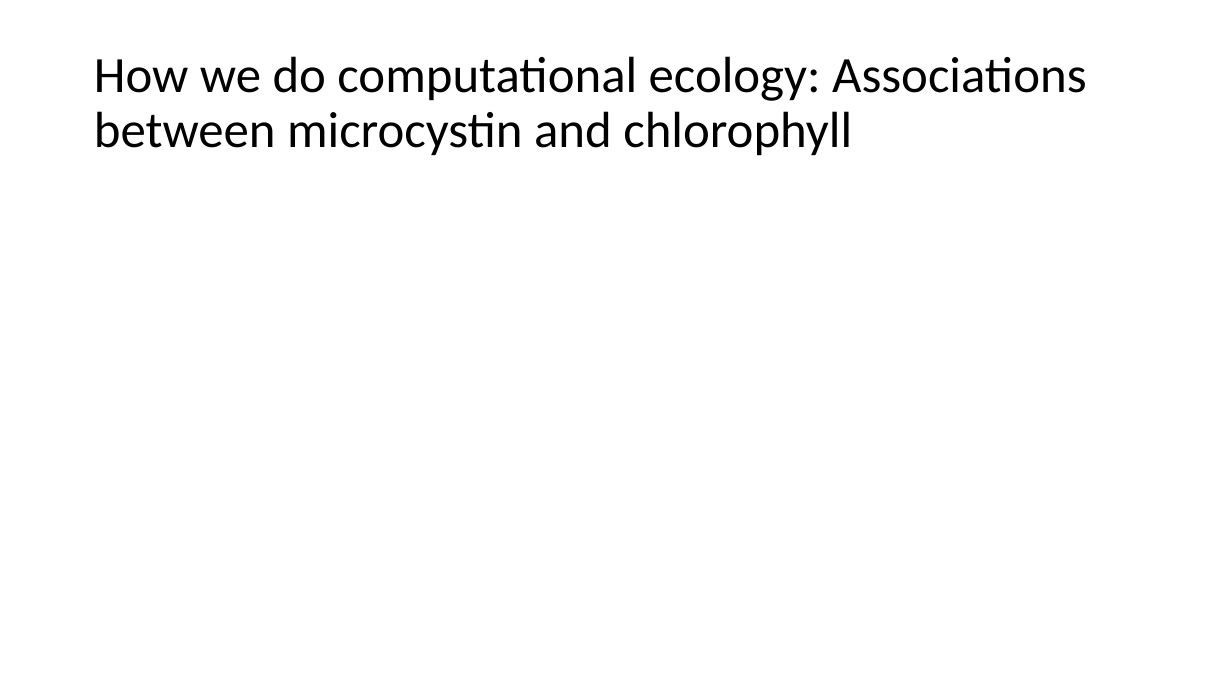
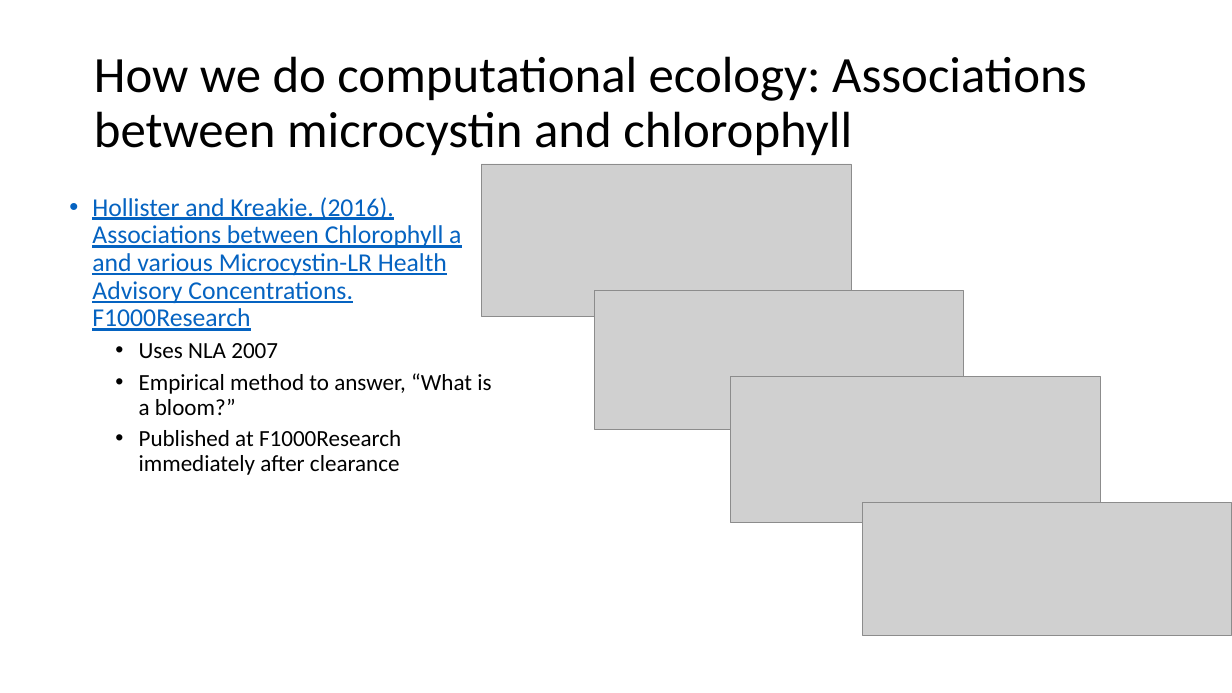
Before and after one commit to jhollist/eco_with_computers, a slide deck: slide 7 of hollister_eco_with_computers.pptx. Drawn at 1232x693 pixels with LibreOffice and Linux fonts; fonts in the diff are those of the drawing; grey boxes stand for pictures. Boxes give left, top, right and bottom in pixels: in the first picture for what was removed or moved away, otherwise in the second. Text is boxed around its words. In the diff, an @@ line names an element or a change of style, - is before the commit and + after.

```diff
--- a/hollister_eco_with_computers.pptx
+++ b/hollister_eco_with_computers.pptx
@@ picture added at [482, 165, 851, 317] @@
@@ text added at [92, 197, 491, 475], 20 pt, text #0563C1, underline @@
+  • Hollister and Kreakie. (2016). Associations between Chlorophyll a and various Microcystin-LR Health Advisory Concentrations. F1000Research
+    • Uses NLA 2007
+    • Empirical method to answer, “What is a bloom?”
+    • Published at F1000Research immediately after clearance
@@ picture added at [594, 291, 964, 430] @@
@@ picture added at [731, 377, 1101, 523] @@
@@ picture added at [862, 503, 1232, 636] @@
```
Also in this commit, not shown: 2 other slides changed, 1 slide added.
